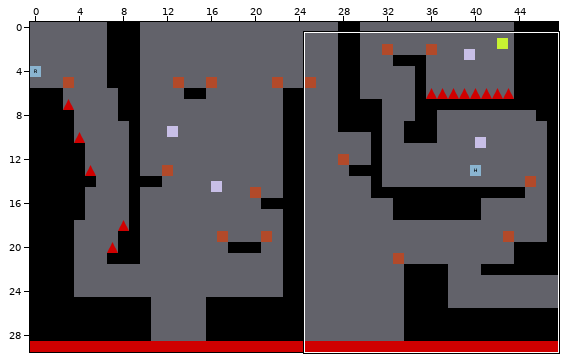
A Tiled map gets an edit: maps/level_05.tmx. Above: a wide view before the commit, with the close-up outlined.
Close-up. First the earlier version:
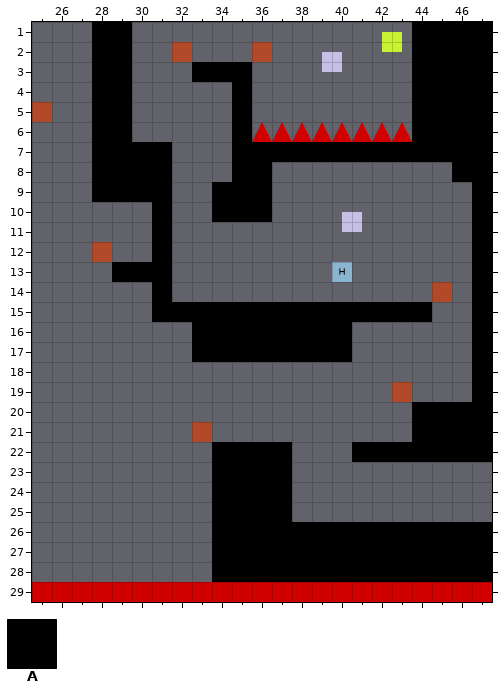
Cells are 64x64 px. Shown: x 25..47, y 1..29.
Key: from "tileset": A 78.
_ is an empty cell, # one hidden under a higher layer.
Layers that did not change in this view are not listed.
Layer "layer_platforms" before, first column x 25:
 1 ___AA______________AAAA
 2 ___AA______________AAAA
 3 ___AA___AAA________AAAA
 4 ___AA_____A________AAAA
 5 ___AA_____A________AAAA
 6 ___AA_____A________AAAA
 7 ___AAAA___AAAAAAAAAAAAA
 8 ___AAAA___AA_________AA
 9 ___AAAA__AAA__________A
10 ______A__AAA__________A
11 ______A_______________A
12 ______A_______________A
13 ____AAA_______________A
14 ______A_______________A
15 ______AAAAAAAAAAAAAA__A
16 ________AAAAAAAA______A
17 ________AAAAAAAA______A
18 ______________________A
19 ______________________A
20 ___________________AAAA
21 ___________________AAAA
22 _________AAAA___AAAAAAA
23 _________AAAA__________
24 _________AAAA__________
25 _________AAAA__________
26 _________AAAAAAAAAAAAAA
27 _________AAAAAAAAAAAAAA
28 _________AAAAAAAAAAAAAA
29 _________#_##__________
And afterwards:
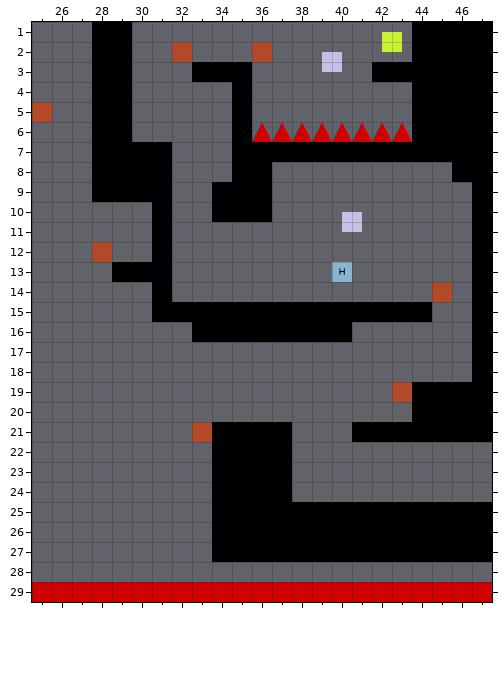
The edit:
Changed rows in their new state; . is an unchanged cell.
Layer "layer_platforms":
first column x 42:
 3 AA
first column x 33:
17 ________.......
19 ...........AAA.
21 .AAAA...AAA....
22 ........_______
25 .....AAAAAAAAAA
28 .______________
